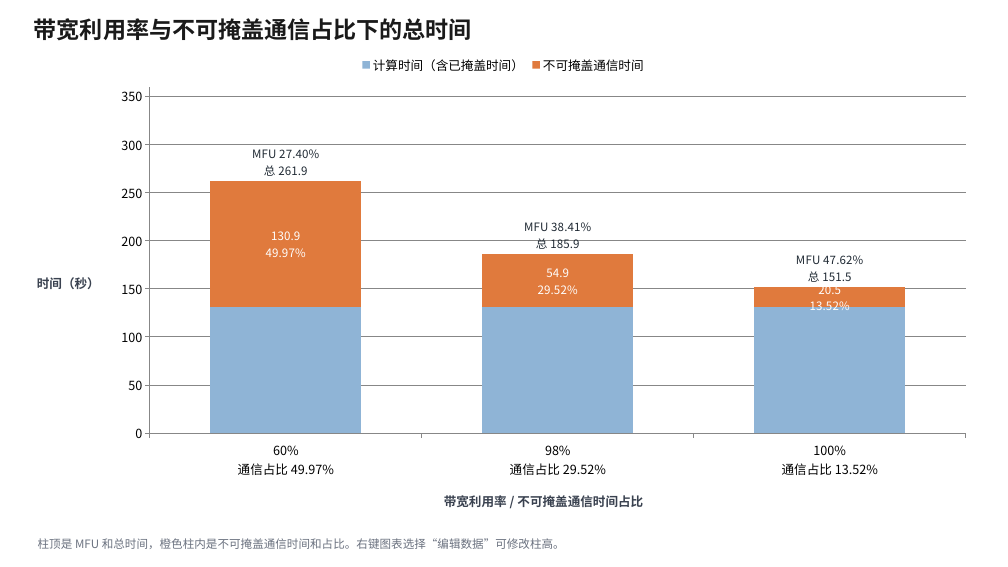
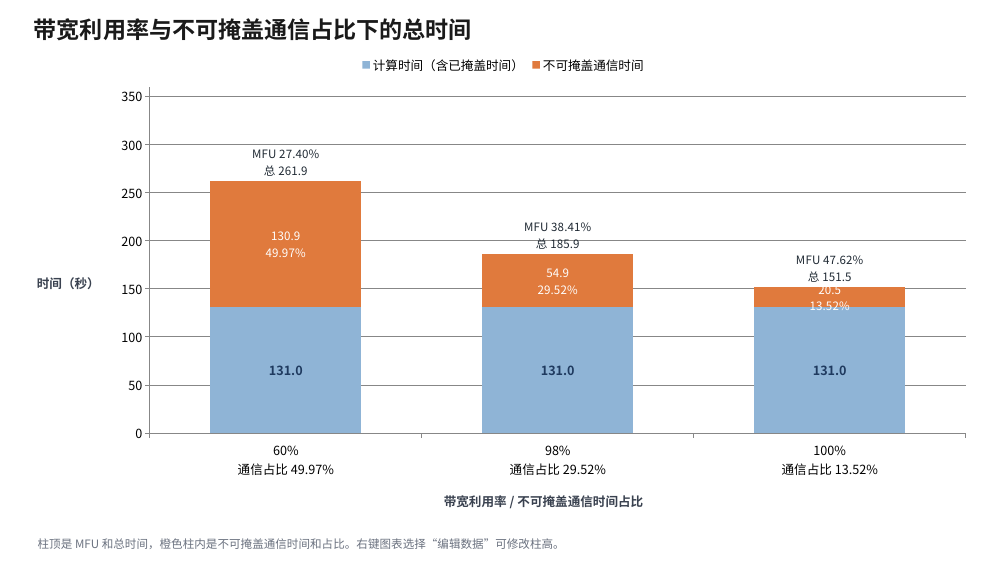
Before and after one commit to njuyuan/vllm, a slide deck: slide 1 of docs/design/bw_comm_ratio_mfu_20484.pptx. Drawn at 1008x567 pixels with LibreOffice and Linux fonts; fonts in the diff are those of the drawing. Boxes give left, top, right and bottom in pixels: in the first picture for what was removed or moved away, otherwise in the second. Text is boxed around its words. In the diff, an @@ line names an element or a change of style, - is before the commit and + after.

```diff
--- a/docs/design/bw_comm_ratio_mfu_20484.pptx
+++ b/docs/design/bw_comm_ratio_mfu_20484.pptx
@@ column stacked chart at [21, 47, 985, 527] @@
@@ data labels of 计算时间（含已掩盖时间） added @@
```
